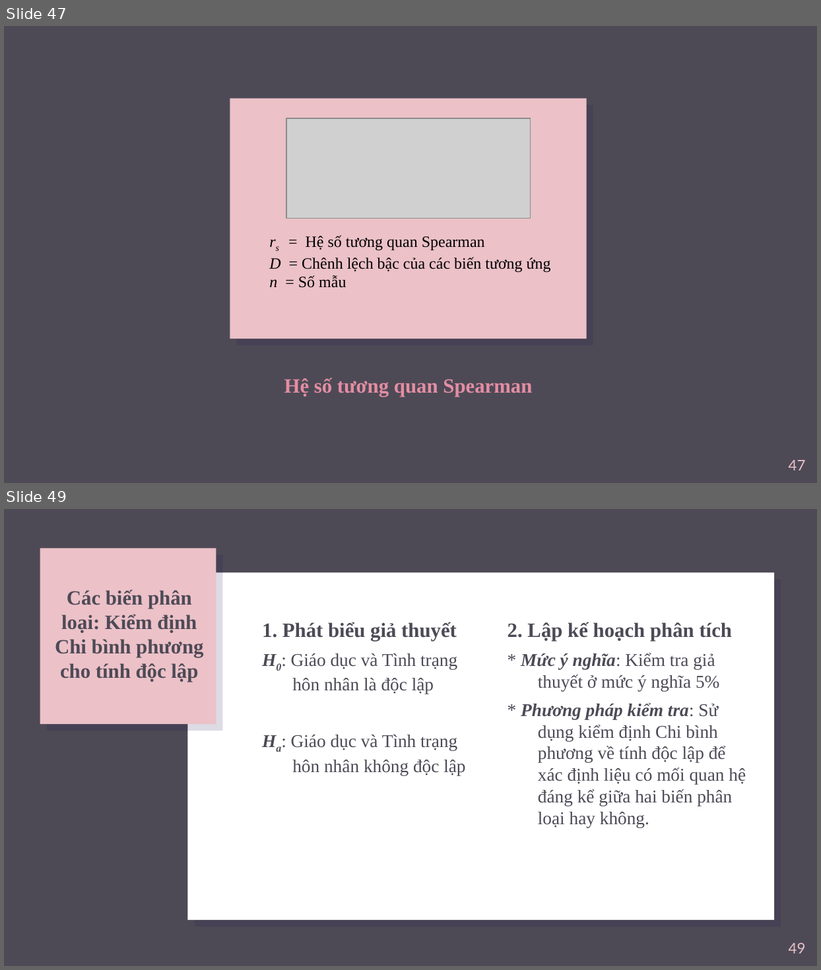
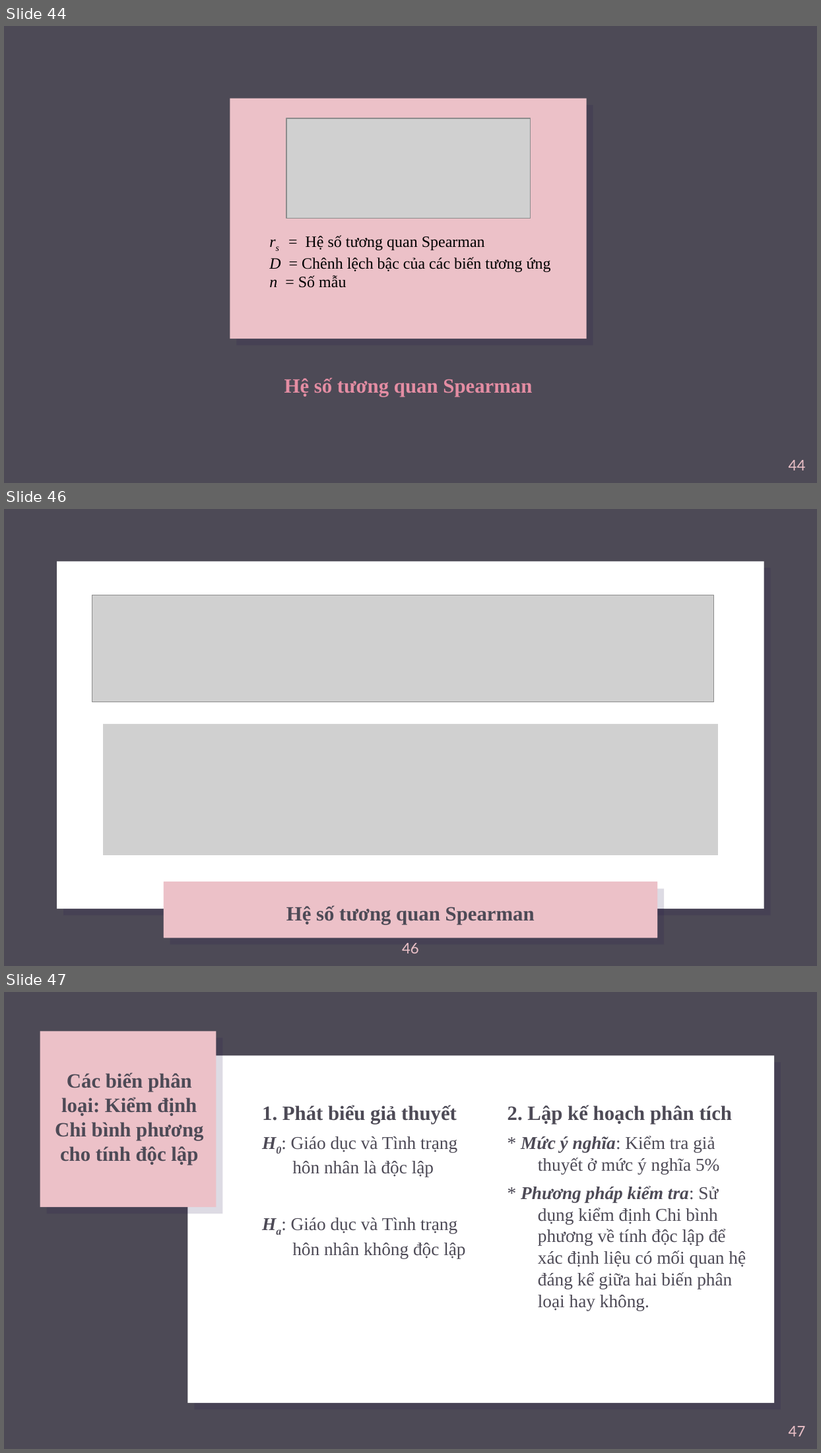
Before and after one commit to anhhuong20/ProjectTeam12, a slide deck: Team12.pptx. Shown one above the other, each under a label of ours: slides 47 and 49 before the commit, slides 44, 46 and 47 after it; the slides between them are not shown. The pictures are 821x970 and 821x1453 pixels, drawn with LibreOffice and Linux fonts; fonts in the diff are those of the drawing; grey boxes stand for pictures; background and template pictures are left out. Boxes give left, top, right and bottom in pixels: in the first picture for what was removed or moved away, otherwise in the second. Text is boxed around its words. In the diff, an @@ line names an element or a change of style, - is before the commit and + after.

```diff
--- a/Team12.pptx
+++ b/Team12.pptx
@@ slide 46 added at (4, 509, 817, 966), background picture (left out) @@
@@ rectangle added at (57, 561, 764, 909), fill #FFFFFF @@
@@ picture added at (92, 595, 714, 702) @@
@@ picture added at (103, 724, 718, 855) @@
@@ rectangle added at (163, 882, 657, 938), fill #ECC1C8 @@
@@ text added at (163, 882, 657, 938), fill #ECC1C8, 18 pt, text #4D4A56, bold @@
+Hệ số tương quan Spearman
@@ page number added at (402, 943, 419, 954), 13 pt, text #ECC1C8 @@
+46
@@ what was slide 47 is now slide 44 @@
@@ page number at (789, 460, 806, 471): text changed @@
-47
+44
@@ what was slide 49 is now slide 47 @@
@@ page number at (789, 1426, 806, 1437): text changed @@
-49
+47
```
Also in this commit, not shown: 12 slides changed, 7 other slides added, 8 slides removed, 1 other file.
